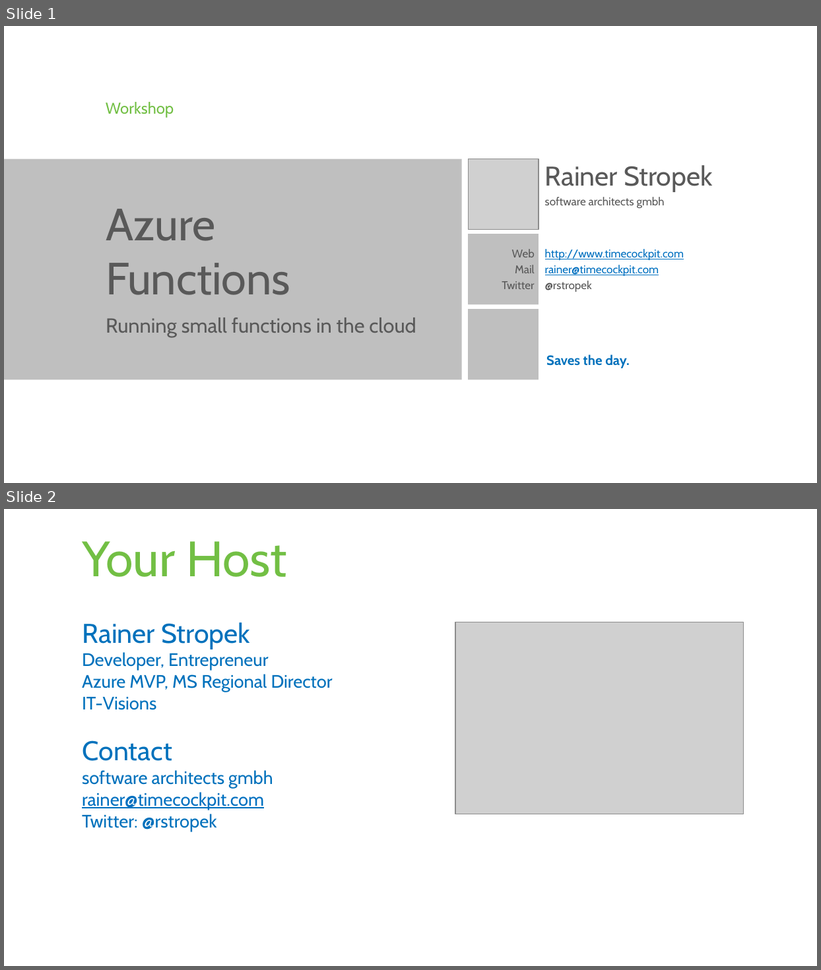
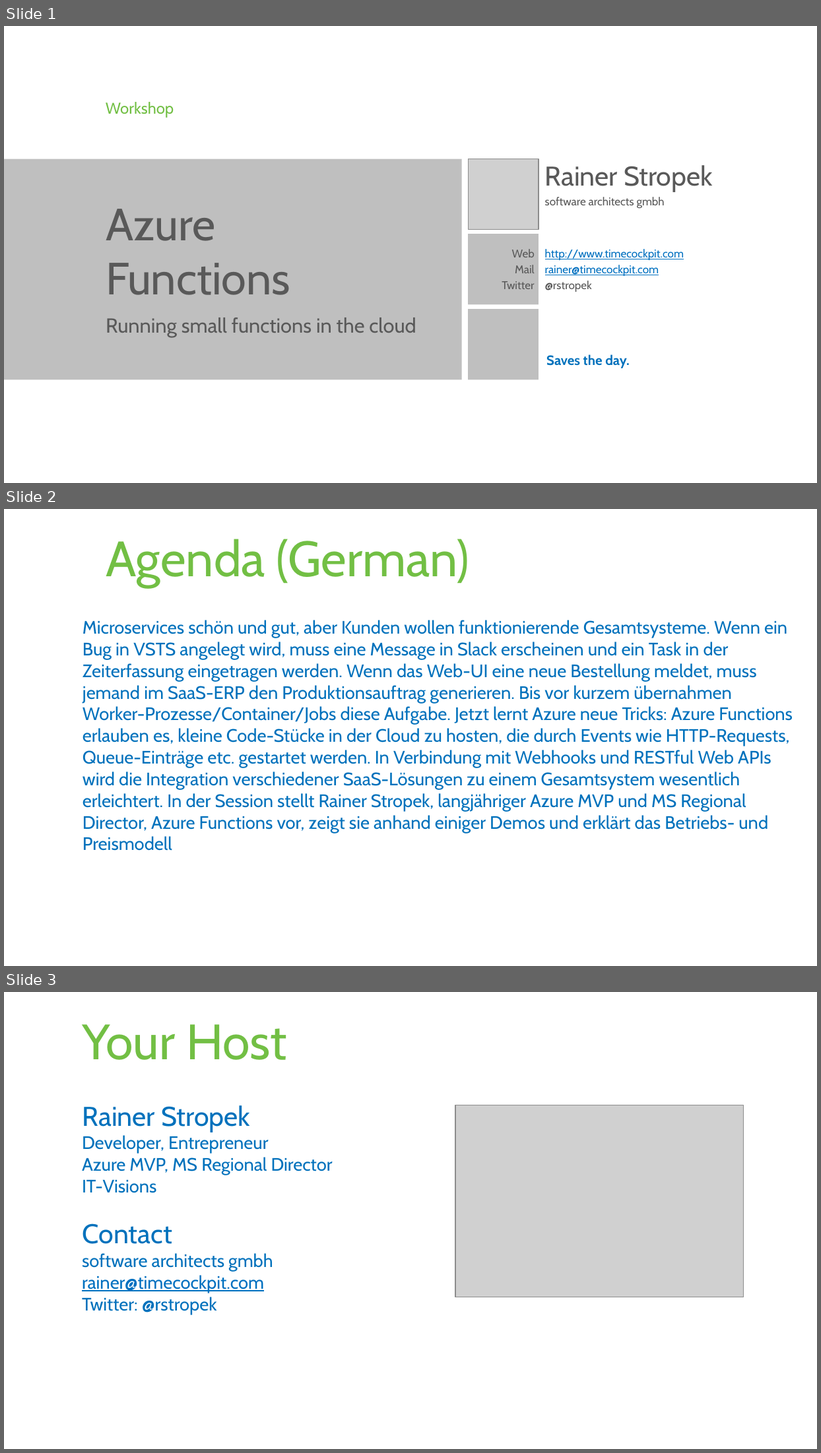
Before and after one commit to rstropek/Samples, a slide deck: AzureFunctions/AzureFunctions.pptx. Shown one above the other, each under a label of ours: slides 1 and 2 before the commit, slides 1, 2 and 3 after it. The pictures are 821x970 and 821x1453 pixels, drawn with LibreOffice and Linux fonts; fonts in the diff are those of the drawing; grey boxes stand for pictures; background and template pictures are left out. Boxes give left, top, right and bottom in pixels: in the first picture for what was removed or moved away, otherwise in the second. Text is boxed around its words. In the diff, an @@ line names an element or a change of style, - is before the commit and + after.

```diff
--- a/AzureFunctions/AzureFunctions.pptx
+++ b/AzureFunctions/AzureFunctions.pptx
@@ slide 2 added at box(4, 509, 817, 966), background #FFFFFF @@
@@ title added at box(106, 539, 470, 587), 44 pt, text #72BF44 @@
+Agenda (German)
@@ text added at box(83, 620, 793, 851), 16 pt, text #0071BC @@
+Microservices schön und gut, aber Kunden wollen funktionierende Gesamtsysteme. Wenn ein Bug in VSTS angelegt wird, muss eine Message in Slack erscheinen und ein Task in der Zeiterfassung eingetragen werden. Wenn das Web-UI eine neue Bestellung meldet, muss jemand im SaaS-ERP den Produktionsauftrag generieren. Bis vor kurzem übernahmen Worker-Prozesse/Container/Jobs diese Aufgabe. Jetzt lernt Azure neue Tricks: Azure Functions erlauben es, kleine Code-Stücke in der Cloud zu hosten, die durch Events wie HTTP-Requests, Queue-Einträge etc. gestartet werden. In Verbindung mit Webhooks und RESTful Web APIs wird die Integration verschiedener SaaS-Lösungen zu einem Gesamtsystem wesentlich erleichtert. In der Session stellt Rainer Stropek, langjähriger Azure MVP und MS Regional Director, Azure Functions vor, zeigt sie anhand einiger Demos und erklärt das Betriebs- und Preismodell
@@ what was slide 2 is now slide 3 @@
```
Also in this commit, not shown: 2 slides changed, 1 other slide added.
